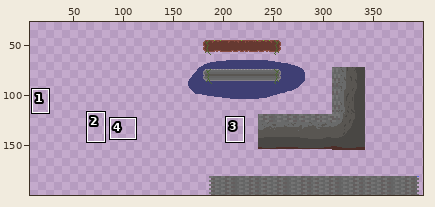
Two versions of one pixel-art file, wcale-nie-noita/test2.aseprite. Above: a wide view before the commit, with the close-up outlined.
Close-up. Before:
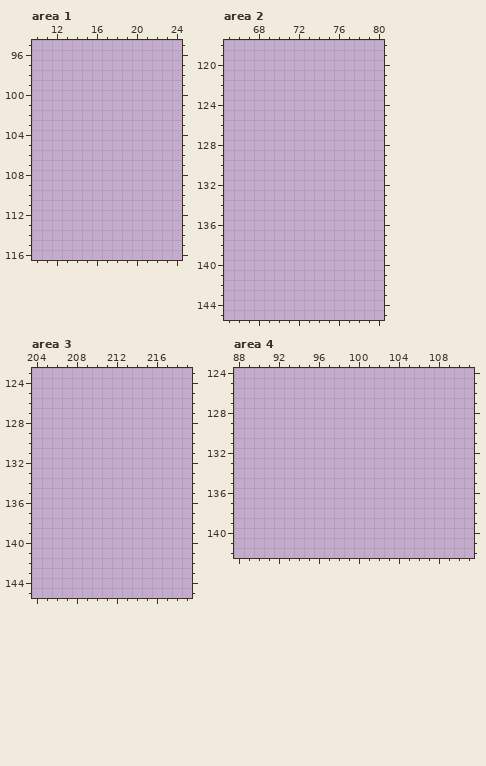
400x200 pixels, 1 frame. Colours within 5 levels of each other are drawn and written as one. Shown: area 1: x 10..24, y 95..116; area 2: x 65..80, y 118..145; area 3: x 204..219, y 123..145; area 4: x 88..111, y 124..142. The wide view leaves out empty margins. The commit also changed other parts of the picture, which this record leaves out.
The result:
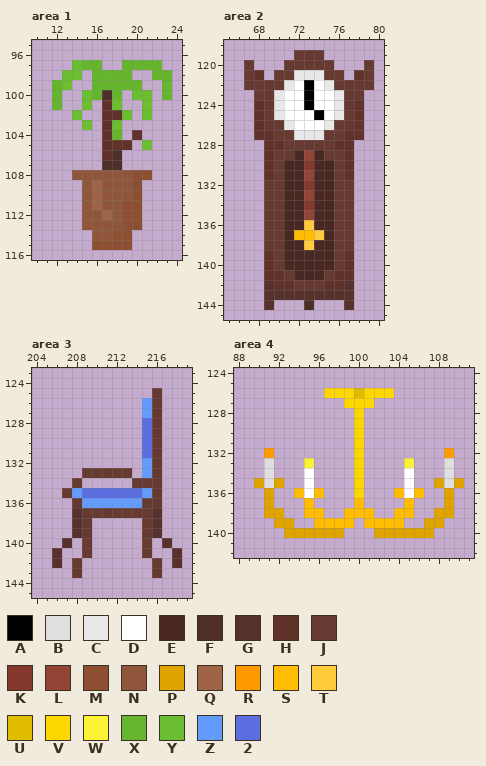
Palette (. is transparent): A #000000  B #dfdfdf  C #e8e8e8  D #ffffff  E #492823  F #4d2e29  G #57312b  H #60322a  J #663931  K #84392c  L #924436  M #8d4f32  N #8f563b  P #dfa400  Q #9f6346  R #ff9b00  S #ffbc00  T #ffcb3a  U #dfbc00  V #ffd700  W #fbf236  X #65b62d  Y #6abe30  Z #639bff  2 #5b6ee1
What changed:
--- area 1
@@ x 10..24 @@
  96 ...............
- 97 ...............
- 98 ...............
- 99 ...............
-100 ...............
-101 ...............
-102 ...............
-103 ...............
-104 ...............
-105 ...............
-106 ...............
-107 ...............
-108 ...............
-109 ...............
-110 ...............
-111 ...............
-112 ...............
-113 ...............
-114 ...............
-115 ...............
+ 97 ....YXX..XXXX..
+ 98 ...YY.XXXX..XX.
+ 99 ..XY..XXXXX..X.
+100 ..X..YXFX.YY.X.
+101 ..X..Y.HY..Y...
+102 ....Y..HHY.Y...
+103 .....Y.HY......
+104 .......HX.H....
+105 .......HHH.Y...
+106 .......HF......
+107 .......FF......
+108 ....NNNNNNMM...
+109 .....NQNNNM....
+110 .....NQNNNM....
+111 .....NQNNMM....
+112 .....NNQNMM....
+113 .....NNNNMM....
+114 ......NNMM.....
+115 ......MMMM.....
 116 ...............
--- area 2
@@ x 65..80 @@
 118 ................
-119 ................
-120 ................
-121 ................
-122 ................
-123 ................
-124 ................
-125 ................
-126 ................
-127 ................
-128 ................
-129 ................
-130 ................
-131 ................
-132 ................
-133 ................
-134 ................
-135 ................
-136 ................
-137 ................
-138 ................
-139 ................
-140 ................
-141 ................
-142 ................
-143 ................
-144 ................
+119 .......JJJ......
+120 ..J...JJJJJ...J.
+121 ..JH.JJCCCJJ.HJ.
+122 ..JJJJCDADCJJJJ.
+123 ...JJCDDADDCJJ..
+124 ...HJCDDADDCJH..
+125 ...HJCDDDADCJH..
+126 ...HJJCDDDCJJH..
+127 ...HHJJCCCJJHH..
+128 ....HHJJJJJHH...
+129 ....HJJELEJJH...
+130 ....HJEEKEEJH...
+131 ....HJEELEEJH...
+132 ....JJEEKEEJJ...
+133 ....JJEELEEJJ...
+134 ....JJEEKEEJJ...
+135 ....JJEELEEJJ...
+136 ....JJEETEEJJ...
+137 ....JJESSTEJJ...
+138 ....JJEETEEJJ...
+139 ....HJEEEEEJH...
+140 ....HJEEEEEJH...
+141 ....HHJEEEJHH...
+142 ....GHHJJJHHG...
+143 ....GGGGGGGGG...
+144 ....G...F...G...
 145 ................
--- area 3
@@ x 204..219 @@
 124 ................
-125 ................
-126 ................
-127 ................
-128 ................
-129 ................
-130 ................
-131 ................
-132 ................
-133 ................
-134 ................
-135 ................
-136 ................
-137 ................
-138 ................
-139 ................
-140 ................
-141 ................
-142 ................
-143 ................
+125 ............J...
+126 ...........ZJ...
+127 ...........ZJ...
+128 ...........2J...
+129 ...........2J...
+130 ...........2J...
+131 ...........2J...
+132 ...........ZJ...
+133 .....JJJJJ.ZJ...
+134 ....J.....JJJ...
+135 ...JZ222222ZJ...
+136 ....JZZZZZZJJ...
+137 ....GJJJJJJJG...
+138 ....GJ.....JG...
+139 ....GJ.....JG...
+140 ...G.J.....J.G..
+141 ..G..J.....J..G.
+142 ..G.J.......J.G.
+143 ....J.......J...
 144 ................
--- area 4
@@ x 88..111 @@
 125 ........................
-126 ........................
-127 ........................
-128 ........................
-129 ........................
-130 ........................
-131 ........................
-132 ........................
-133 ........................
-134 ........................
-135 ........................
-136 ........................
-137 ........................
-138 ........................
-139 ........................
-140 ........................
+126 .........VVVUVVV........
+127 ...........VVV..........
+128 ............V...........
+129 ............V...........
+130 ............V...........
+131 ............V...........
+132 ...R........V........R..
+133 ...B...W....V....W...B..
+134 ...B...D....V....D...B..
+135 ..PBP..D....V....D..PBP.
+136 ...P..SDS...V...SDS..P..
+137 ...P...S....S....S...P..
+138 ...PP..SS..SSS..SS..PP..
+139 ....PP..SSSS.SSSS..PP...
+140 .....PPPPPP...PPPPPP....
 141 ........................
Changed places in both close-ups, as pixel boxes (x1, y1, x2, y2):
added: (52, 60, 172, 250)
added: (244, 50, 374, 310)
added: (52, 388, 182, 578)
added: (254, 388, 464, 538)
